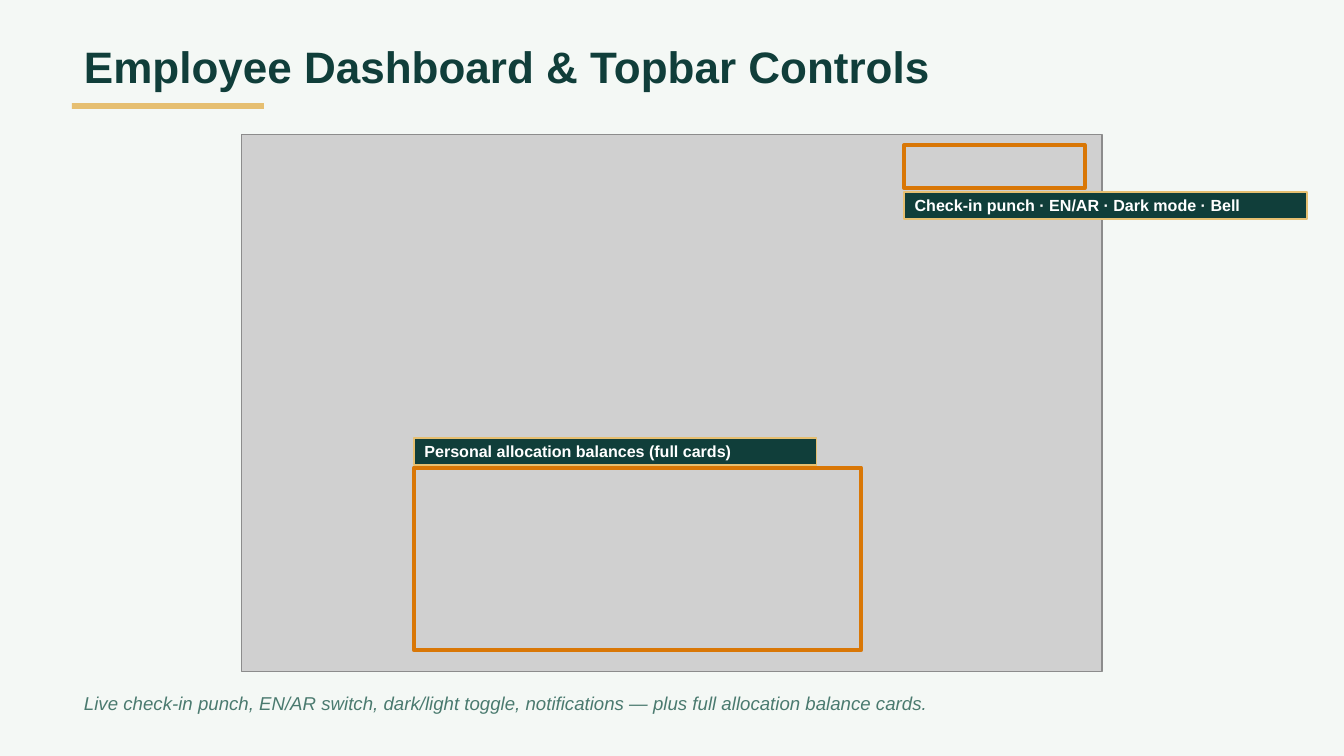
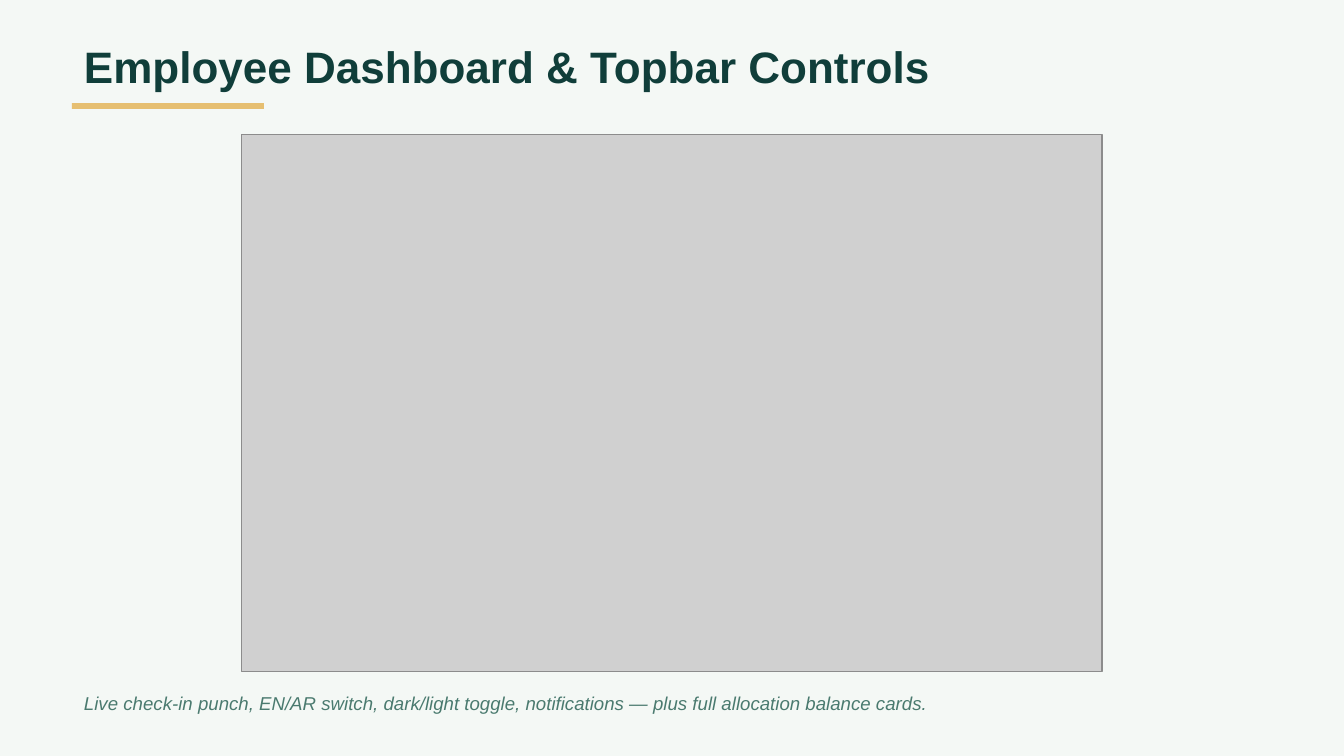
Before and after one commit to Ahmed-Mahdyy/Daimoma, a slide deck: slide 15 of docs/presentation/Daimoma-presentation.pptx. Drawn at 1344x756 pixels with LibreOffice and Linux fonts; fonts in the diff are those of the drawing; grey boxes stand for pictures. Boxes give left, top, right and bottom in pixels: in the first picture for what was removed or moved away, otherwise in the second. Text is boxed around its words. In the diff, an @@ line names an element or a change of style, - is before the commit and + after.

```diff
--- a/docs/presentation/Daimoma-presentation.pptx
+++ b/docs/presentation/Daimoma-presentation.pptx
@@ rectangle removed at (905, 145, 1085, 188) @@
@@ rectangle removed at (905, 191, 1307, 218) @@
-Check-in punch · EN/AR · Dark mode · Bell
@@ rectangle removed at (415, 438, 817, 465) @@
-Personal allocation balances (full cards)
@@ rectangle removed at (415, 468, 862, 651) @@
```
Also in this commit, not shown: 7 other slides changed, 1 other file.
